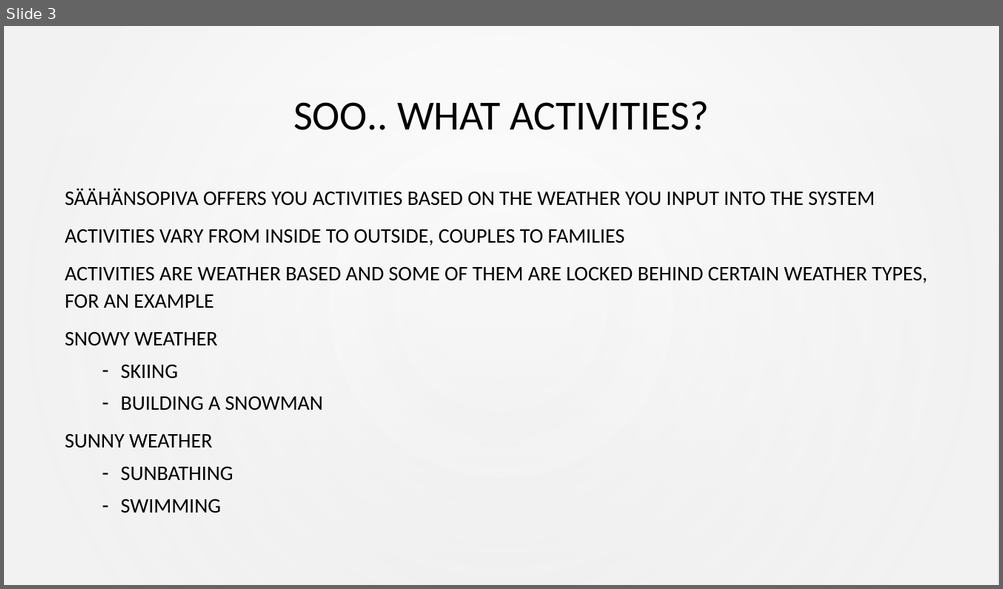
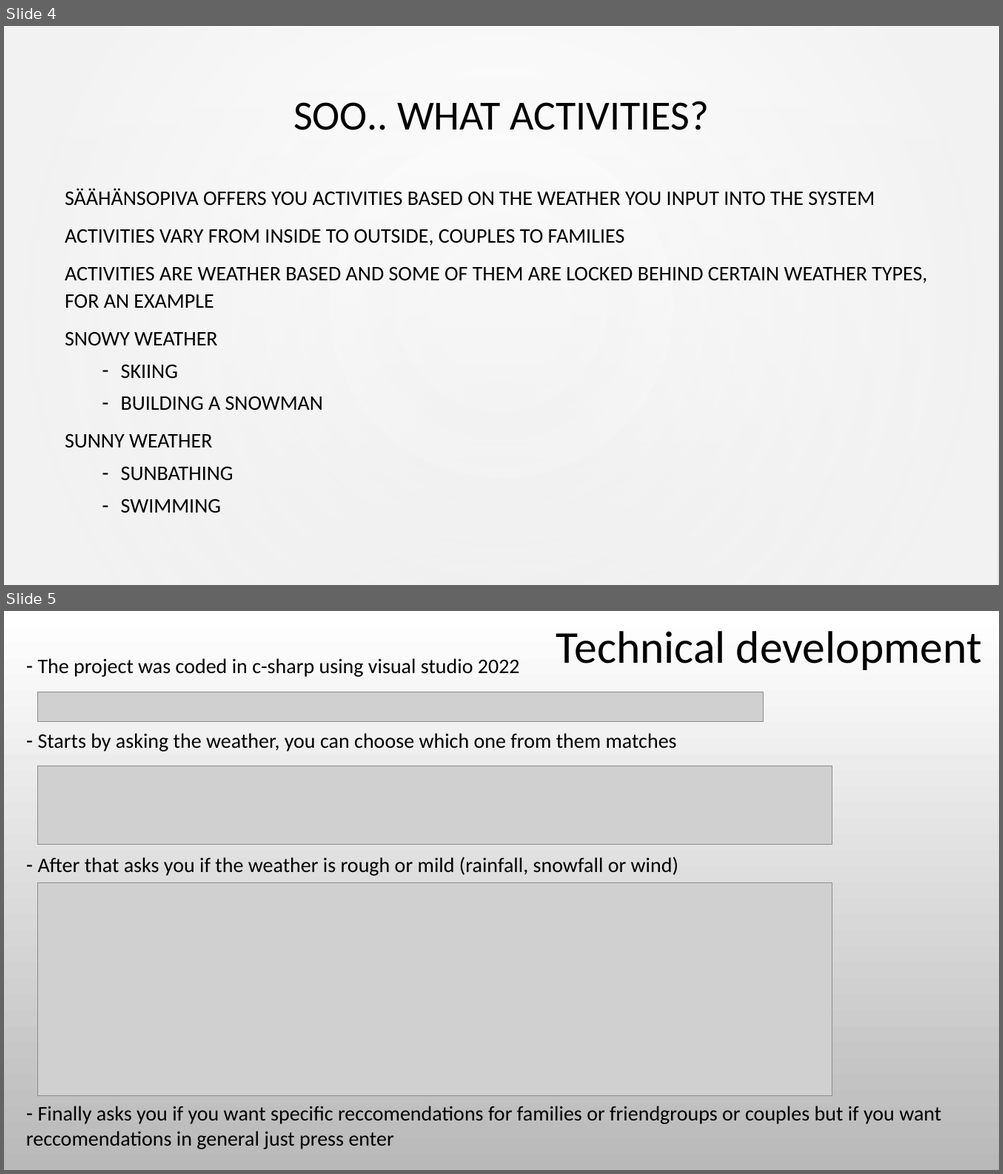
Before and after one commit to JennaAalto/Projekti, a slide deck: SäähänSopivaFinal.pptx. Shown one above the other, each under a label of ours: slide 3 before the commit, slides 4 and 5 after it. The pictures are 1003x589 and 1003x1174 pixels, drawn with LibreOffice and Linux fonts; fonts in the diff are those of the drawing; grey boxes stand for pictures; background and template pictures are left out. Boxes give left, top, right and bottom in pixels: in the first picture for what was removed or moved away, otherwise in the second. Text is boxed around its words. In the diff, an @@ line names an element or a change of style, - is before the commit and + after.

```diff
--- a/SäähänSopivaFinal.pptx
+++ b/SäähänSopivaFinal.pptx
@@ slide 5 added at [4,611,999,1170], background picture (left out) @@
@@ text added at [556,631,982,670], 44 pt, text #000000 @@
+Technical development
@@ text added at [26,658,941,1150], 20 pt, text #000000 @@
+– The project was coded in c-sharp using visual studio 2022
+– Starts by asking the weather, you can choose which one from them matches
+– After that asks you if the weather is rough or mild (rainfall, snowfall or wind)
+– Finally asks you if you want specific reccomendations for families or friendgroups or couples but if you want reccomendations in general just press enter
@@ picture added at [37,692,763,721] @@
@@ picture added at [37,766,831,845] @@
@@ picture added at [37,883,832,1096] @@
@@ what was slide 3 is now slide 4 @@
```
Also in this commit, not shown: 1 slide changed, 4 other slides added, 12 other files.
